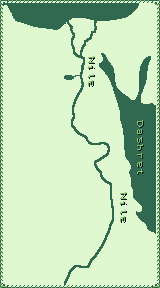
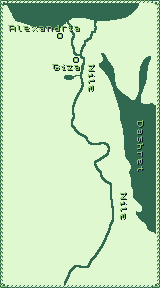
Two versions of the same layered image (160 × 288). Layer-by-layer changes:
added layer "alex" above "Layer 1 copy" over [8, 25, 80, 32]
added layer "Layer 1 copy" above "Layer 1" over [52, 64, 79, 70]
added layer "Layer 1" above "Layer 0" over [53, 65, 80, 71]
painted on "Layer 0" over [57, 33, 144, 223]
